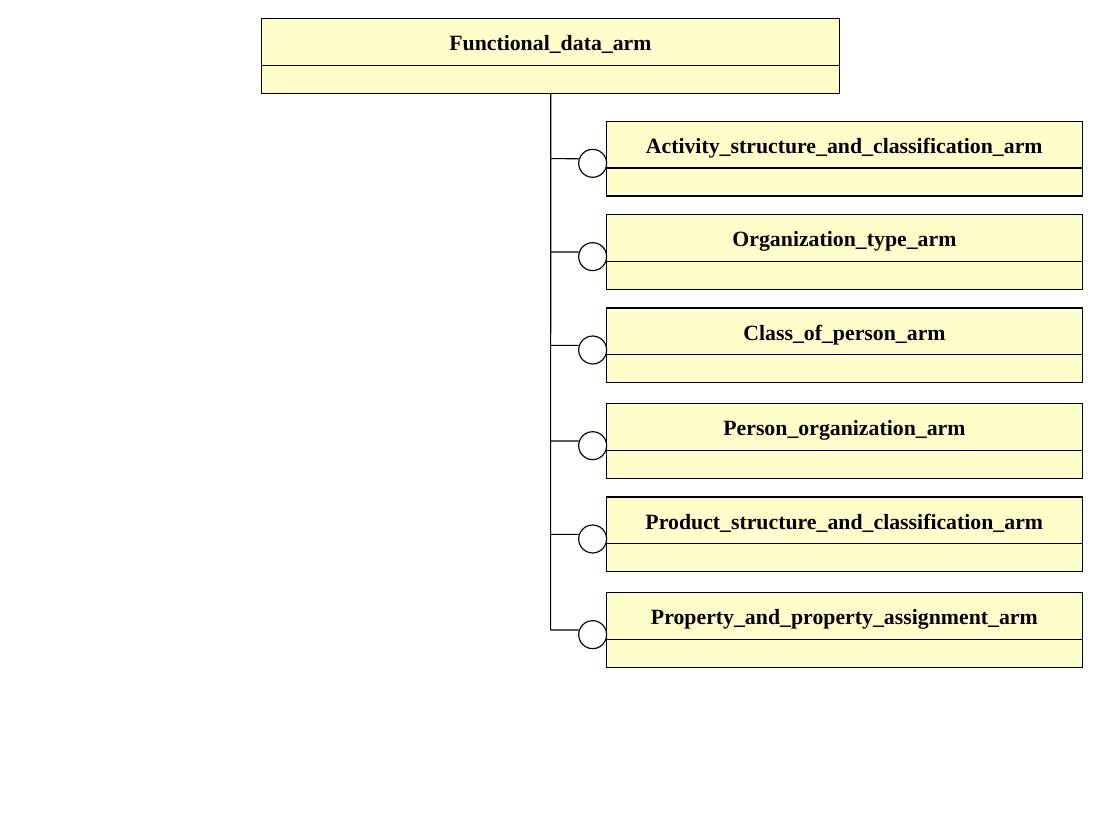
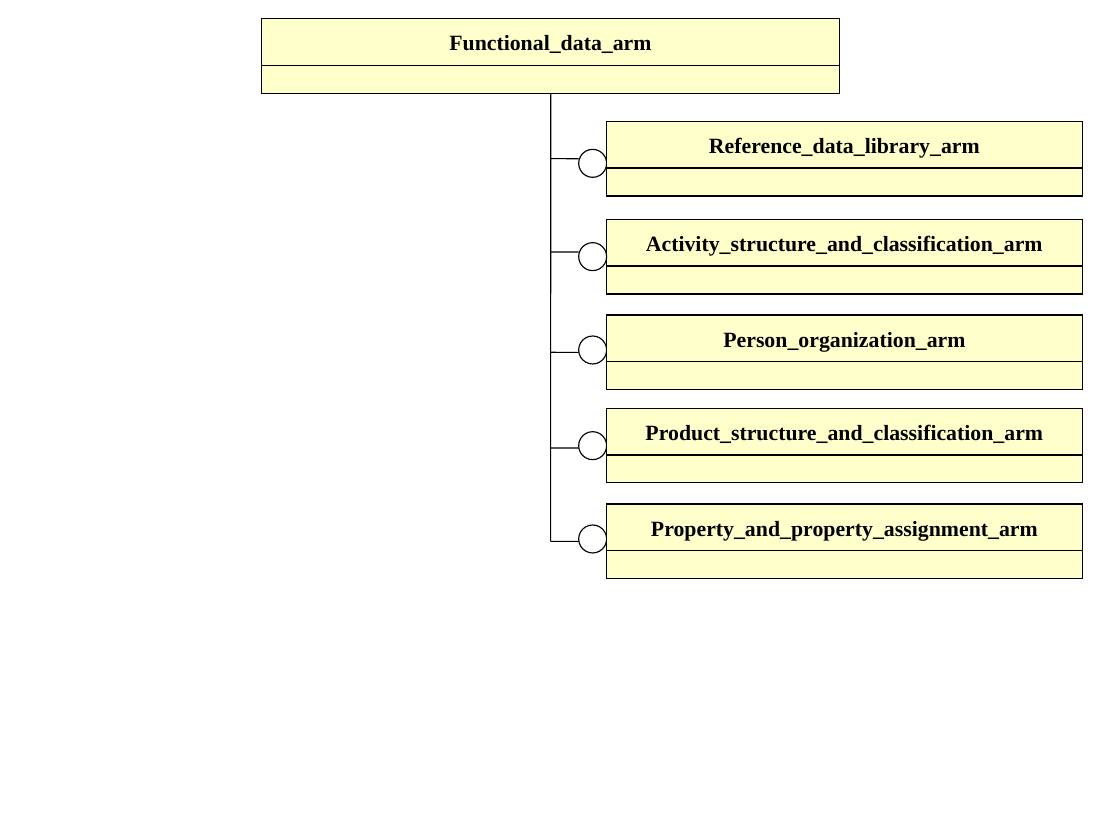
Before and after one commit to starseeker/stepmod_mirror, a slide deck: slide 1 of data/modules/functional_data/functional_data.ppt. Drawn at 1120x840 pixels with LibreOffice and Linux fonts; fonts in the diff are those of the drawing. Boxes give left, top, right and bottom in pixels: in the first picture for what was removed or moved away, otherwise in the second. Text is boxed around its words. In the diff, an @@ line names an element or a change of style, - is before the commit and + after.

Commit message:
library from functional data

```diff
--- a/data/modules/functional_data/functional_data.ppt
+++ b/data/modules/functional_data/functional_data.ppt
@@ line moved from (551, 629) - (551, 93) to (551, 541) - (551, 93) @@
@@ rectangle added at [607,121,1083,168], fill #FFFFCC, outline #000000 0.74 pt, 14 pt, text #000000, bold @@
+Reference_data_library_arm
@@ rectangle "Activity_structure_and_classification_arm": place and size @@
-rectangle "Activity_structure_and_classification_arm" at [607,121,1083,168]
+rectangle "Activity_structure_and_classification_arm" at [607,220,1083,267]
@@ rectangle removed at [607,215,1083,262] @@
-Organization_type_arm
@@ rectangle removed at [607,308,1083,355] @@
-Class_of_person_arm
@@ line moved from (551, 345) - (579, 345) to (551, 353) - (579, 353) @@
@@ 3 rectangles: place and size @@
-3 rectangles at [607,403,1083,640]
+3 rectangles at [607,315,1083,551]
@@ 3 rectangles, 2 lines: place and size @@
-3 rectangles, 2 lines at [551,261,1083,534]
+3 rectangles, 2 lines at [551,265,1083,541]
@@ rectangle: place and size @@
-rectangle at [607,543,1083,571]
+rectangle at [607,551,1083,579]
@@ ellipse removed at [579,620,607,648] @@
@@ line removed from (551, 631) to (579, 631) @@
@@ rectangle removed at [607,640,1083,668] @@
```
Also in this commit, not shown: 1 other slide changed, 8 other files.
